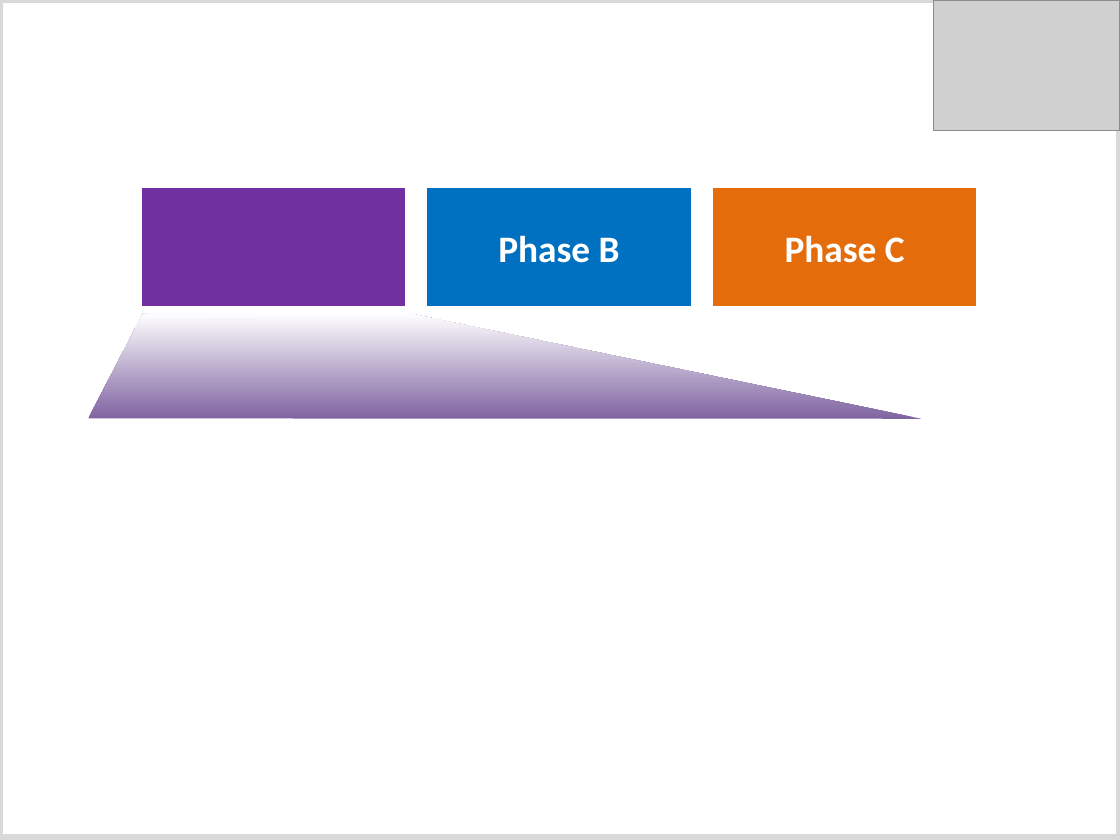
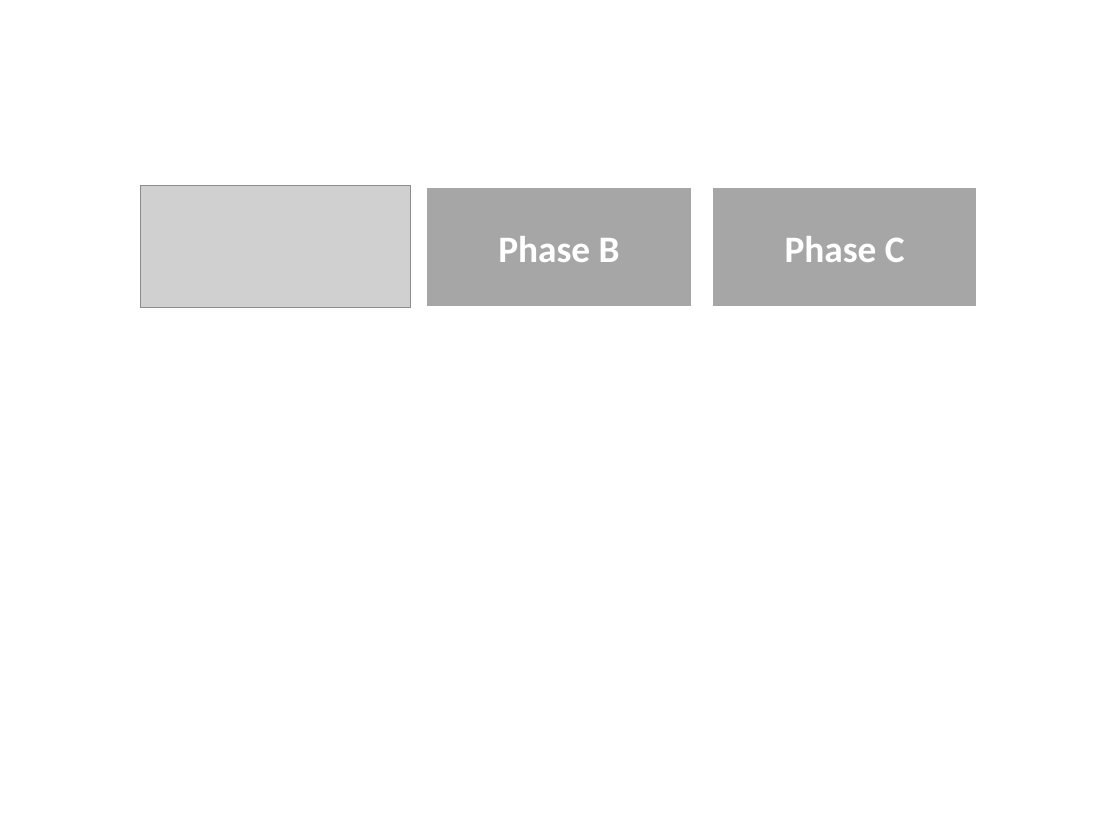
Before and after one commit to PowerPointLabs/PowerPointLabs, a slide deck: slide 12 of doc/Landing page image - after.pptx (slide 5 before the commit). Drawn at 1120x840 pixels with LibreOffice and Linux fonts; fonts in the diff are those of the drawing; grey boxes stand for pictures. Boxes give left, top, right and bottom in pixels: in the first picture for what was removed or moved away, otherwise in the second. Text is boxed around its words. In the diff, an @@ line names an element or a change of style, - is before the commit and + after.

```diff
--- a/doc/Landing page image - after.pptx
+++ b/doc/Landing page image - after.pptx
@@ rectangle removed at (0, 0, 1120, 838) @@
@@ picture removed at (933, 0, 1120, 131) @@
@@ rectangle removed at (140, 187, 407, 308) @@
@@ picture added at (140, 186, 410, 308) @@
@@ rectangle "Phase B" at (426, 187, 692, 308): fill #0070C0 to #A6A6A6 @@
@@ rectangle "Phase C" at (711, 187, 978, 308): fill #E46C0A to #A6A6A6 @@
@@ freeform shape removed at (88, 312, 922, 419) @@
```
Also in this commit, not shown: 20 other slides changed, 14 slides added, 10 slides removed, 1 other file.
